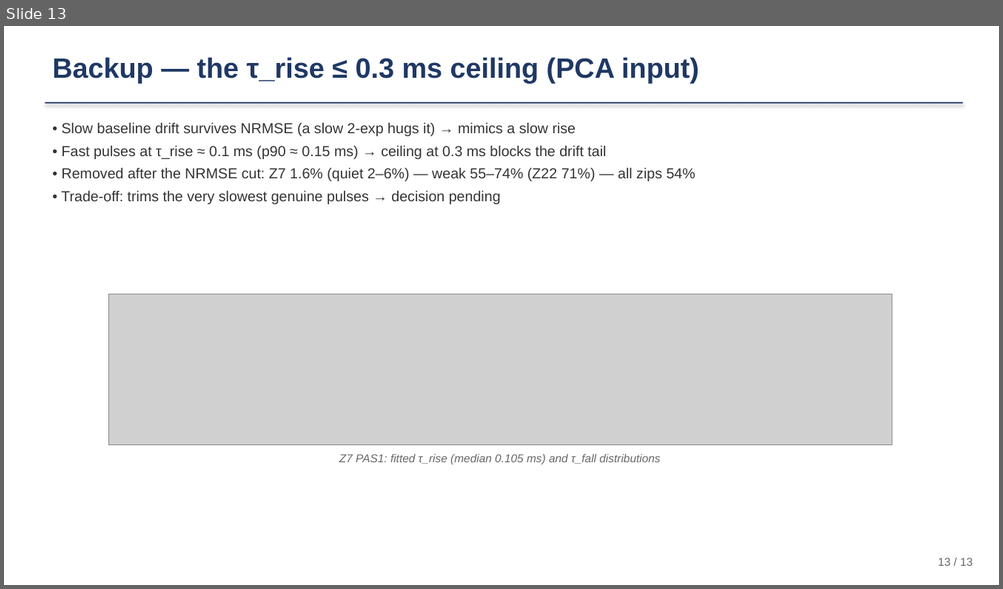
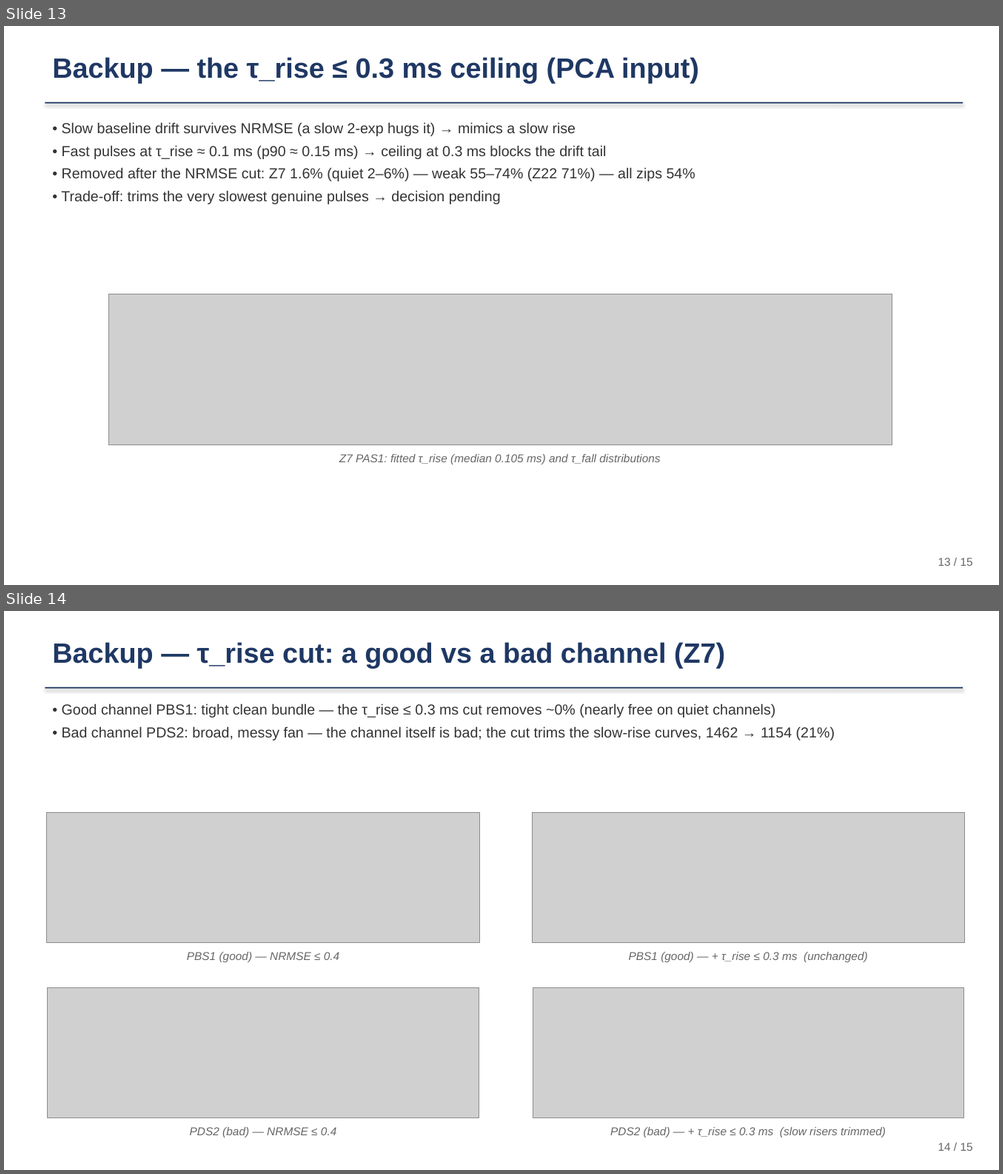
Before and after one commit to ZhihengLi0/urop, a slide deck: snolab/presentation/SNOLAB_R4_pulse_templates_20260715.pptx. Shown one above the other, each under a label of ours: slide 13 before the commit, slides 13 and 14 after it. The pictures are 1003x589 and 1003x1174 pixels, drawn with LibreOffice and Linux fonts; fonts in the diff are those of the drawing; grey boxes stand for pictures. Boxes give left, top, right and bottom in pixels: in the first picture for what was removed or moved away, otherwise in the second. Text is boxed around its words. In the diff, an @@ line names an element or a change of style, - is before the commit and + after.

```diff
--- a/snolab/presentation/SNOLAB_R4_pulse_templates_20260715.pptx
+++ b/snolab/presentation/SNOLAB_R4_pulse_templates_20260715.pptx
@@ slide 14 added at [4, 611, 999, 1170], background #FFFFFF @@
@@ text added at [52, 642, 725, 669], 27 pt, text #1F3864, bold @@
+Backup — τ_rise cut: a good vs a bad channel (Z7)
@@ rectangle added at [45, 687, 963, 689], fill #1F3864 @@
@@ text added at [62, 703, 834, 741], 14 pt, text #333333 @@
+• Good channel PBS1: tight clean bundle — the τ_rise ≤ 0.3 ms cut removes ~0% (nearly free on quiet channels)
+• Bad channel PDS2: broad, messy fan — the channel itself is bad; the cut trims the slow-rise curves, 1462 → 1154 (21%)
@@ picture added at [47, 812, 480, 943] @@
@@ picture added at [532, 812, 965, 943] @@
@@ text added at [187, 952, 339, 963], 11 pt, text #666666, italic @@
+PBS1 (good) — NRMSE ≤ 0.4
@@ text added at [629, 952, 868, 963], 11 pt, text #666666, italic @@
+PBS1 (good) — + τ_rise ≤ 0.3 ms (unchanged)
@@ picture added at [47, 988, 478, 1119] @@
@@ picture added at [532, 988, 964, 1119] @@
@@ text added at [190, 1128, 336, 1138], 11 pt, text #666666, italic @@
+PDS2 (bad) — NRMSE ≤ 0.4
@@ text added at [610, 1128, 885, 1138], 11 pt, text #666666, italic @@
+PDS2 (bad) — + τ_rise ≤ 0.3 ms (slow risers trimmed)
@@ text added at [938, 1143, 973, 1151], 11 pt, text #666666 @@
+14 / 15
@@ slide 13 changed as well @@
@@ text at [938, 558, 973, 566]: text changed @@
-13 / 13
+13 / 15
```
Also in this commit, not shown: 11 other slides changed, 1 other slide added, 9 other files.
